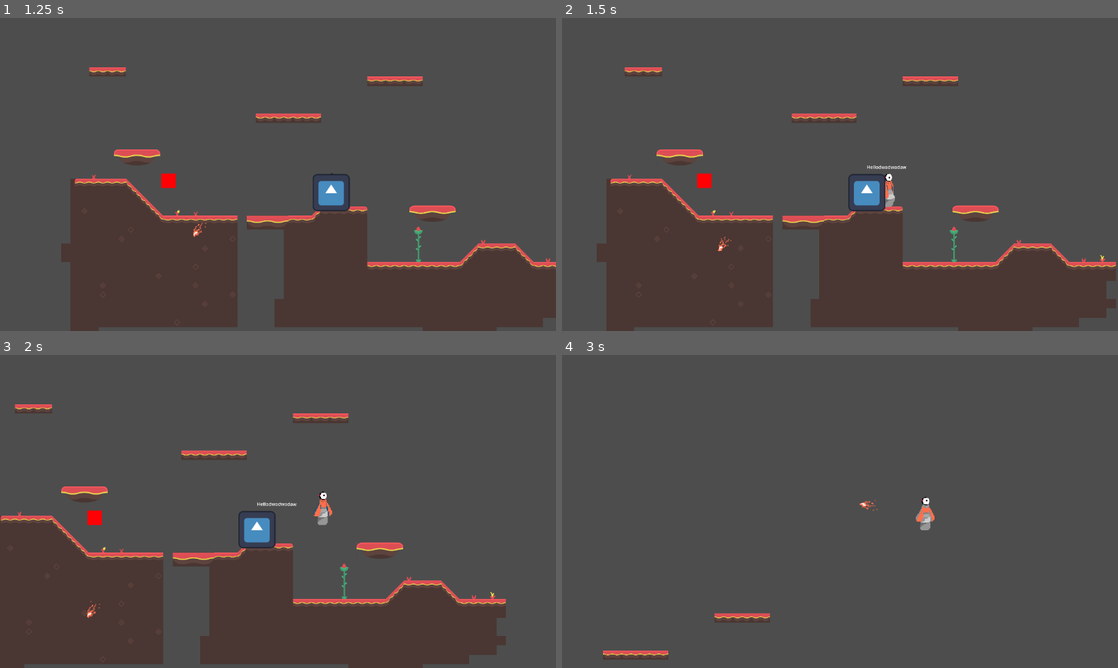
Above: before the commit, frames 1-4 (two rows, left to right).
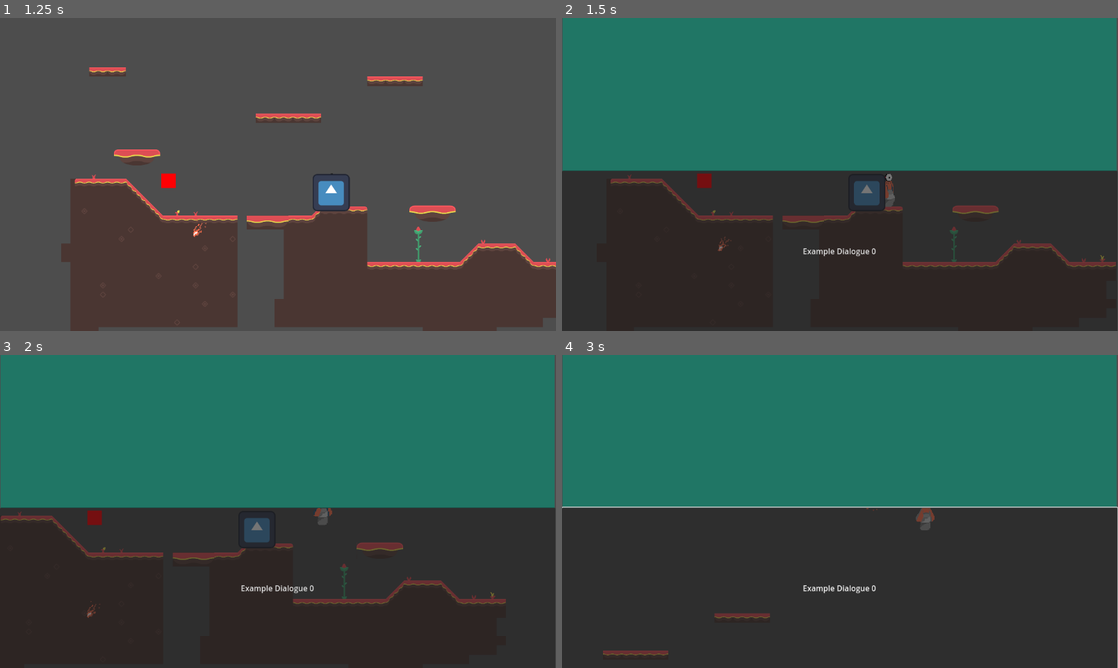
Above: after the commit, the same moments.

Repository: unsaltedkale/Quilt
Game: Godot game, scene res://Andy's Path/Scenes/AndyMain.tscn
Two runs of this game, one before a commit and one after it. Both use one fixed random seed, a clock stepped at 60 frames per second and the inputs below. This scene is started directly instead of the project's main scene. The engine's default icon, where the game draws it, is replaced by a stand-in: a white triangle on a blue panel in a dark square.
Inputs (mouse positions are in pixels of both pictures, inside the frame that each line leads up to):
- Up to frame 1 (1.25 s): move the mouse to (250, 237) at 0.52 s; hold D (move_right) from 0.53 s (still down); click (250, 237) at 0.6 s; tap Space (jump) at 0.77 s
- Up to frame 2 (1.5 s): keep holding D (move_right); move the mouse to (1006, 221) at 1.27 s; tap E (interact) at 1.35 s
- Up to frame 3 (2 s): keep holding D (move_right); tap Space (jump) at 1.52 s
- Up to frame 4 (3 s): release D (move_right) at 2 s; click (840, 589) at 2 s, where only the run after the commit has a clickable "Example Dialogue 0"; move the mouse to (673, 464) at 2.77 s; hold A (move_left) from 2.78 s (still down); click (673, 464) at 2.85 s

Frame 1 is identical in both runs. In frame 2, 100% of the frame differs, in the area x 0-100%, y 0-100%; in frame 3, 100%; in frame 4, 100%.
Error before the commit: Invalid call. Nonexistent function 'Zoom' in base 'Camera2D (CameraController.gd)'. (res://Andy's)

Commit message:
new dialogue system start

Diff:
--- a/Andy's Path/Resources/ExampleCharacterLines.tres
+++ b/Andy's Path/Resources/ExampleCharacterLines.tres
@@ -5,6 +5,6 @@
 [resource]
 script = ExtResource("1_bxk65")
 text = Dictionary[String, String]({
-"0": "Hellodwadwadaw"
+"0": "Example Dialogue 0"
 })
 metadata/_custom_type_script = "uid://owus6erkinoy"
--- a/Andy's Path/Scenes/AndyMain.tscn
+++ b/Andy's Path/Scenes/AndyMain.tscn
@@ -1,6 +1,5 @@
-[gd_scene load_steps=18 format=4 uid="uid://c1qxdbym2bpna"]
-
-[ext_resource type="PackedScene" uid="uid://1iv87qysc1dl" path="res://TitleScreen.tscn" id="1_u0n1e"]
+[gd_scene load_steps=17 format=4 uid="uid://c1qxdbym2bpna"]
+
 [ext_resource type="Texture2D" uid="uid://nycislmjusp8" path="res://Resources/tilesheet_complete.png" id="2_54g6f"]
 [ext_resource type="Texture2D" uid="uid://dmcdml67v5cp1" path="res://icon.svg" id="3_kmm4v"]
 [ext_resource type="Script" uid="uid://7kvdyj2pyumq" path="res://Andy's Path/Scripts/NPC.gd" id="3_v7cp0"]
@@ -627,8 +626,32 @@
 
 [node name="CanvasLayer" type="CanvasLayer" parent="."]
 
-[node name="UI" parent="CanvasLayer" instance=ExtResource("1_u0n1e")]
+[node name="UI" type="Control" parent="CanvasLayer"]
 visible = false
+layout_mode = 3
+anchors_preset = 0
+offset_right = 40.0
+offset_bottom = 40.0
+
+[node name="DialogueScreen" type="Control" parent="CanvasLayer/UI"]
+anchors_preset = 0
+offset_right = 40.0
+offset_bottom = 40.0
+
+[node name="AnimationViewer" type="ColorRect" parent="CanvasLayer/UI/DialogueScreen"]
+layout_mode = 0
+offset_left = 1.0
+offset_top = -4.0
+offset_right = 1149.0
+offset_bottom = 317.0
+color = Color(0.12662229, 0.46256143, 0.3947214, 1)
+
+[node name="Button" type="Button" parent="CanvasLayer/UI/DialogueScreen"]
+layout_mode = 0
+offset_top = 316.0
+offset_right = 1151.0
+offset_bottom = 650.0
+script = ExtResource("4_w24ue")
 
 [node name="Tiles" type="Node2D" parent="."]
 
@@ -651,12 +674,6 @@
 
 [node name="Sprite2D" type="Sprite2D" parent="NPCs/TestNPC"]
 texture = ExtResource("3_kmm4v")
-
-[node name="Label" type="Label" parent="NPCs/TestNPC"]
-offset_top = -100.0
-offset_right = 1.0
-offset_bottom = -77.0
-script = ExtResource("4_w24ue")
 
 [node name="Area2D" type="Area2D" parent="NPCs/TestNPC"]
 position = Vector2(-2500, -1200)
--- a/Andy's Path/Scripts/NPC.gd
+++ b/Andy's Path/Scripts/NPC.gd
@@ -1,30 +1,20 @@
 extends Node2D
 
-var labelReference
+var UiReference
 var areaReferecnce
 var cameraReference
+var targetZoom
 
 var isPressed = false
 
 func _ready() -> void:
-	labelReference = $Label
+	UiReference = $"../../CanvasLayer/UI"
 	areaReferecnce = $Area2D
 	cameraReference = $"../../Camera2D"
 
+	UiReference.visible = false
+
 func _process(delta: float) -> void:
-	Display_Text_With_Input()
-	print(isPressed)
-
-func Display_Text_No_Input():
-	if areaReferecnce.isInTrigger == true:
-		print("In Trigger")
-		labelReference.visible = true
-
-	else:
-		print("Out of Trigger")
-		labelReference.visible = false
-
-func Display_Text_With_Input():
 	if areaReferecnce.isInTrigger == true:
 		if Input.is_action_just_pressed("interact"):
 			if isPressed == true:
@@ -33,7 +23,15 @@
 				isPressed = true
 
 	if isPressed == true:
-		labelReference.visible = true
-		cameraReference.Zoom(0.5,0.5)
+		UiReference.visible = true
 	else:
-		labelReference.visible = false
+		UiReference.visible = false
+
+#func Display_Text_No_Input():
+	#if areaReferecnce.isInTrigger == true:
+	#	print("In Trigger")
+	#	labelReference.visible = true
+	#
+	#else:
+	#	print("Out of Trigger")
+	#	labelReference.visible = false
--- a/Andy's Path/Scripts/showDialog1.gd
+++ b/Andy's Path/Scripts/showDialog1.gd
@@ -1,4 +1,4 @@
-extends Label
+extends Button
 
 
 @export var dialogFolder = load("res://Andy's Path/Resources/ExampleCharacterLines.tres")
